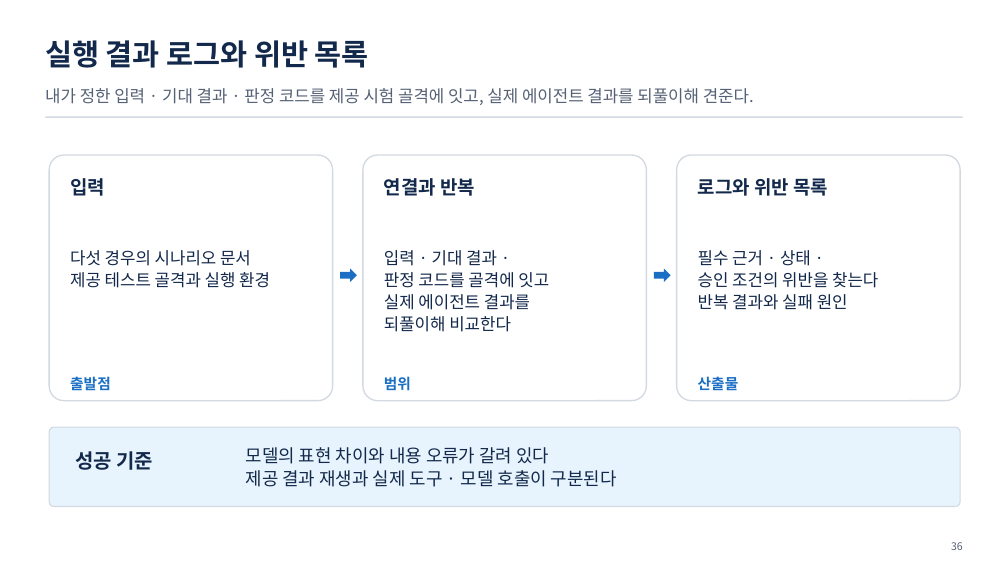
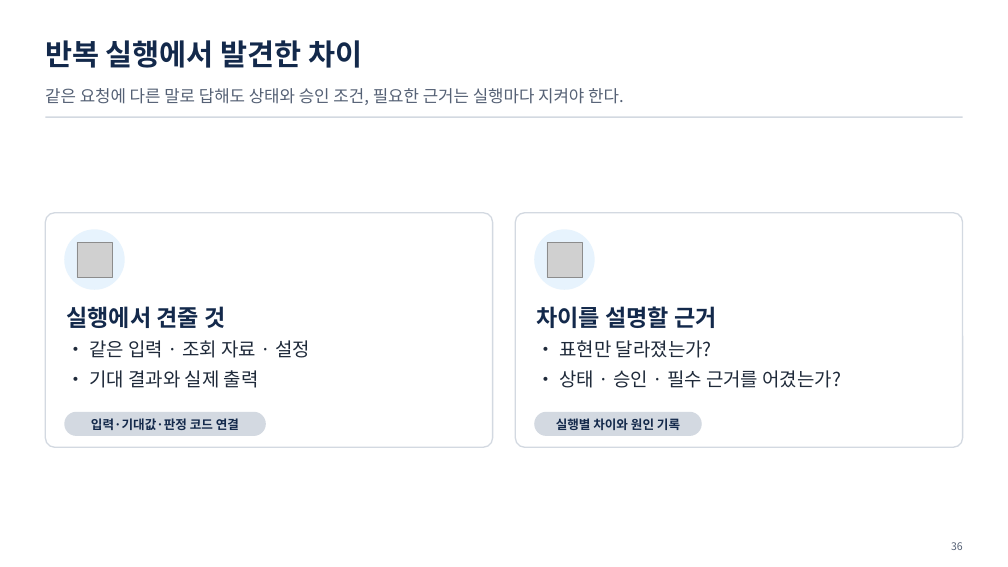
Before and after one commit to uengine-oss/hyd-iot-edu, a slide deck: slide 36 of workspace/강의제작/산출물/통합반/이론/08회차/통합반_08일차.pptx. Drawn at 1008x567 pixels with LibreOffice and Linux fonts; fonts in the diff are those of the drawing; grey boxes stand for pictures. Boxes give left, top, right and bottom in pixels: in the first picture for what was removed or moved away, otherwise in the second. Text is boxed around its words. In the diff, an @@ line names an element or a change of style, - is before the commit and + after.

Commit message:
통합반 8회차 35~36장 같은 점검 요청의 반복 실행과 검증 기록 실습 소개를 확정

```diff
--- a/workspace/강의제작/산출물/통합반/이론/08회차/통합반_08일차.pptx
+++ b/workspace/강의제작/산출물/통합반/이론/08회차/통합반_08일차.pptx
@@ text at (45, 40, 362, 68): text changed @@
-실행 결과 로그와 위반 목록
+반복 실행에서 발견한 차이
@@ text at (45, 88, 624, 105): text changed @@
-내가 정한 입력 · 기대 결과 · 판정 코드를 제공 시험 골격에 잇고, 실제 에이전트 결과를 되풀이해 견준다.
+같은 요청에 다른 말로 답해도 상태와 승인 조건, 필요한 근거는 실행마다 지켜야 한다.
@@ text removed at (70, 178, 105, 196) @@
-입력
@@ rounded rectangle removed at (363, 155, 647, 401) @@
@@ text removed at (384, 178, 475, 196) @@
-연결과 반복
@@ rounded rectangle: place and size @@
-rounded rectangle at (49, 155, 333, 401)
+rounded rectangle at (45, 212, 493, 447)
@@ rounded rectangle at (45, 212, 493, 447): proportions changed @@
@@ ellipse added at (64, 229, 125, 290), fill #E7F3FD @@
@@ rounded rectangle at (516, 212, 963, 447): proportions changed @@
@@ rounded rectangle: place and size @@
-rounded rectangle at (677, 155, 960, 401)
+rounded rectangle at (516, 212, 963, 447)
@@ ellipse added at (535, 229, 595, 290), fill #E7F3FD @@
@@ text removed at (70, 250, 270, 288) @@
-다섯 경우의 시나리오 문서
-제공 테스트 골격과 실행 환경
@@ picture added at (77, 242, 112, 277) @@
@@ right arrow removed at (340, 268, 357, 282) @@
@@ text removed at (384, 250, 549, 332) @@
-입력 · 기대 결과 ·
-판정 코드를 골격에 잇고
-실제 에이전트 결과를
-되풀이해 비교한다
@@ picture added at (547, 242, 582, 277) @@
@@ right arrow removed at (654, 268, 671, 282) @@
@@ text removed at (698, 250, 878, 310) @@
-필수 근거 · 상태 ·
-승인 조건의 위반을 찾는다
-반복 결과와 실패 원인
@@ text at (66, 306, 310, 388): text changed; size 14 to 18 pt; text colour #1A6FC4 to #1F2A3A; bold off @@
-출발점
+실행에서 견줄 것
+• 같은 입력 · 조회 자료 · 설정
+• 기대 결과와 실제 출력
@@ text added at (536, 306, 842, 388), 18 pt, text #1F2A3A @@
+차이를 설명할 근거
+• 표현만 달라졌는가?
+• 상태 · 승인 · 필수 근거를 어겼는가?
@@ text removed at (384, 376, 411, 391) @@
-범위
@@ text removed at (698, 376, 739, 390) @@
-산출물
@@ rounded rectangle added at (64, 412, 266, 436), fill #D3D9E1 @@
@@ text added at (91, 418, 239, 430), 12 pt, text #13294B, bold @@
+입력·기대값·판정 코드 연결
@@ text "실행별 차이와 원인 기록" at (556, 418, 680, 430): vertical alignment top to middle @@
@@ rounded rectangle added at (535, 412, 702, 436), fill #D3D9E1 @@
@@ text at (556, 418, 680, 430): text changed; size 18 to 12 pt @@
-로그와 위반 목록
+실행별 차이와 원인 기록
@@ rounded rectangle removed at (49, 427, 960, 507) @@
@@ text removed at (246, 447, 617, 487) @@
-모델의 표현 차이와 내용 오류가 갈려 있다
-제공 결과 재생과 실제 도구 · 모델 호출이 구분된다
@@ text removed at (75, 451, 154, 470) @@
-성공 기준
```
Also in this commit, not shown: 1 other slide changed, 11 other files.
